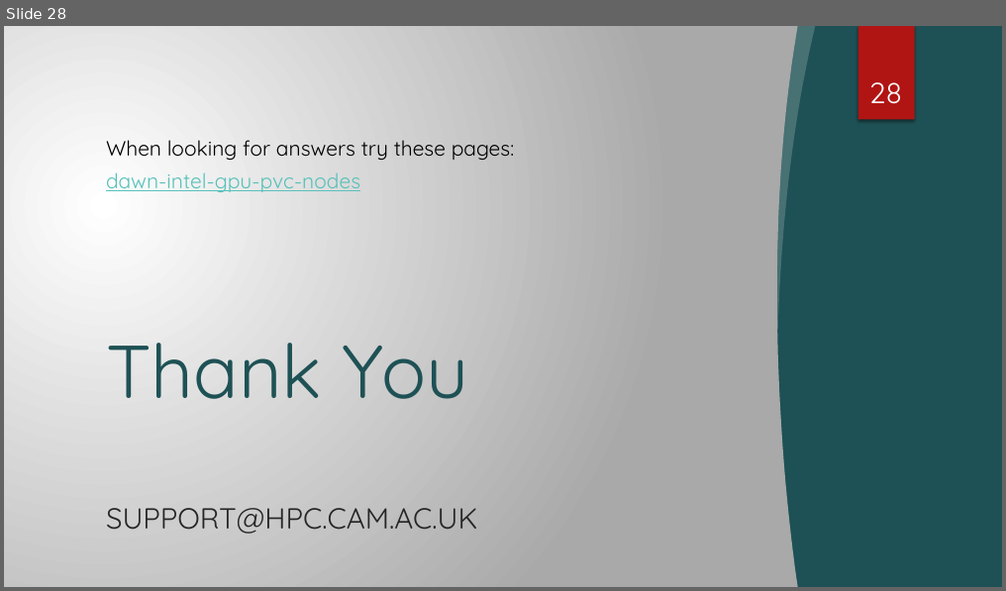
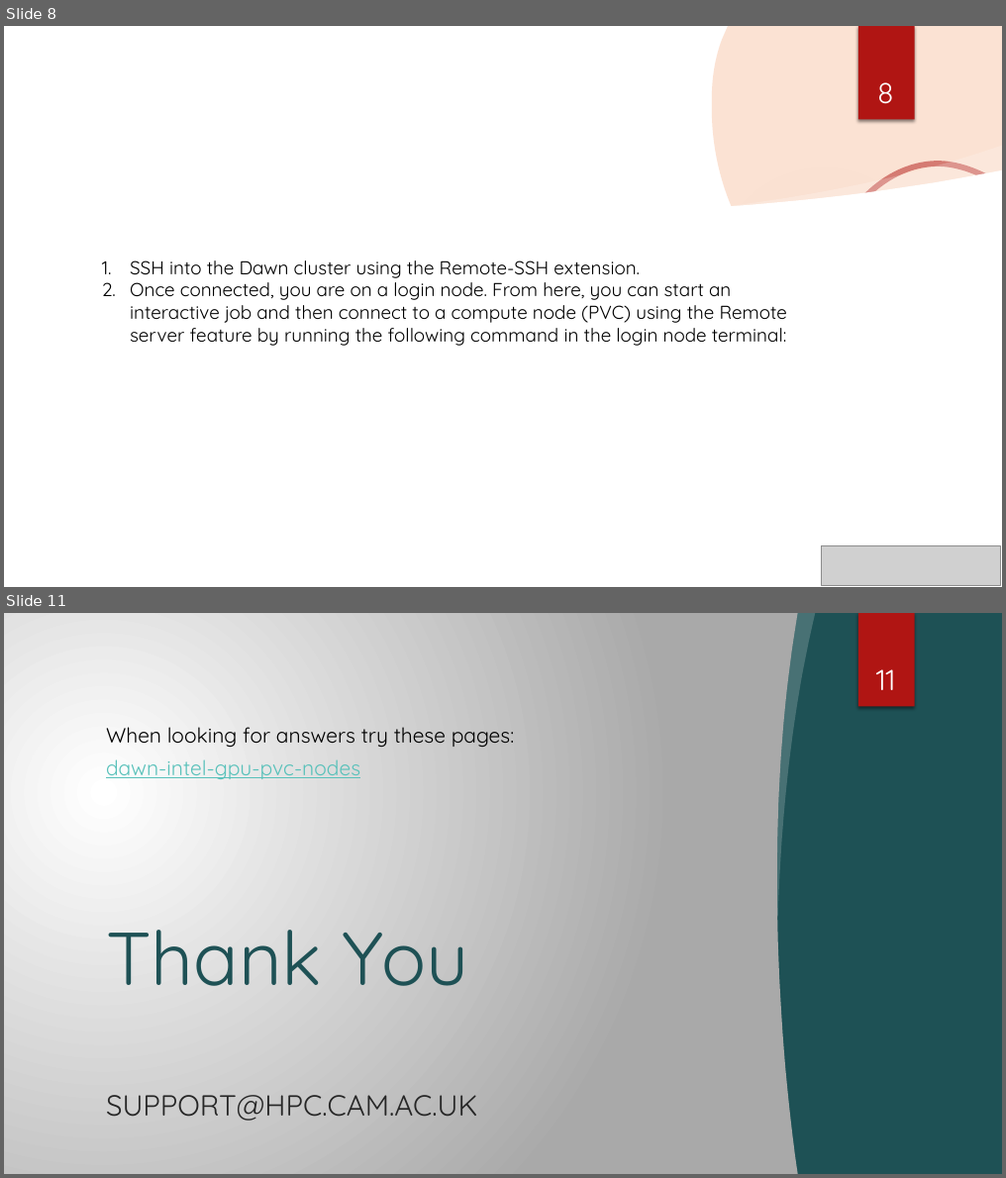
Before and after one commit to RSE-Cambridge/Intro-to-Dawn, a slide deck: Part3-PythonEnvironments/Slides/PyEnvs_onDAWN.pptx. Shown one above the other, each under a label of ours: slide 28 before the commit, slides 8 and 11 after it; the slides between them are not shown. The pictures are 1006x591 and 1006x1178 pixels, drawn with LibreOffice and Linux fonts; fonts in the diff are those of the drawing; grey boxes stand for pictures; background and template pictures are left out. Boxes give left, top, right and bottom in pixels: in the first picture for what was removed or moved away, otherwise in the second. Text is boxed around its words. In the diff, an @@ line names an element or a change of style, - is before the commit and + after.

```diff
--- a/Part3-PythonEnvironments/Slides/PyEnvs_onDAWN.pptx
+++ b/Part3-PythonEnvironments/Slides/PyEnvs_onDAWN.pptx
@@ slide 8 added at [4, 26, 1002, 587], background picture (left out); not listed: 1 template element that a slide beside it also shows @@
@@ freeform shape added at [712, 26, 1002, 408], fill #F4A16F at 30% opacity @@
@@ rectangle added at [858, 26, 915, 120], fill #B01513 @@
@@ page number added at [877, 82, 894, 104], 28 pt, text #FFFFFF @@
+8
@@ freeform shape added at [4, 171, 1002, 587], fill #FFFFFF @@
@@ ellipse added at [709, 163, 939, 393], fill gradient #F3F3F3 @@
@@ freeform shape added at [718, 146, 1002, 213], fill #FFFFFF at 20% opacity @@
@@ freeform shape added at [810, 164, 1002, 587], outline #B01513 5.5 pt @@
@@ title added at [102, 262, 430, 319], 42 pt, text #FFFFFF @@
+1. Connecting to DAWN
@@ text added at [130, 261, 787, 346], 18 pt, text #000000 @@
+1. SSH into the Dawn cluster using the Remote-SSH extension.
+2. Once connected, you are on a login node. From here, you can start an interactive job and then connect to a compute node (PVC) using the Remote server feature by running the following command in the login node terminal:
@@ picture added at [822, 547, 1001, 586] @@
@@ what was slide 28 is now slide 11 @@
@@ page number at [876, 669, 896, 690]: text changed @@
-28
+11
```
Also in this commit, not shown: 3 slides changed, 6 other slides added, 24 slides removed, 1 other file.
